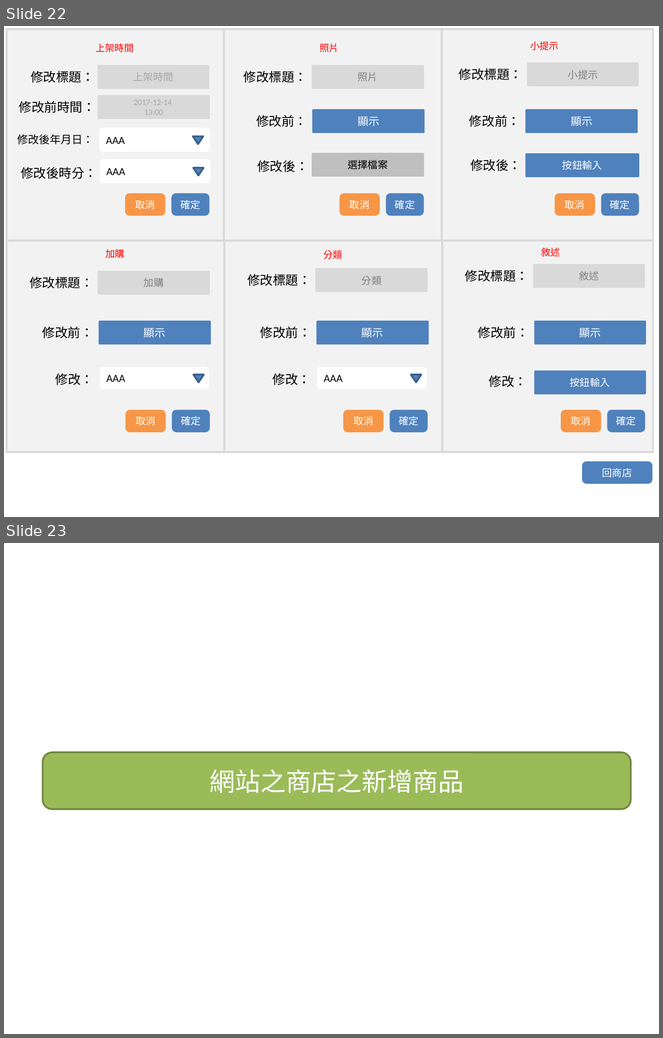
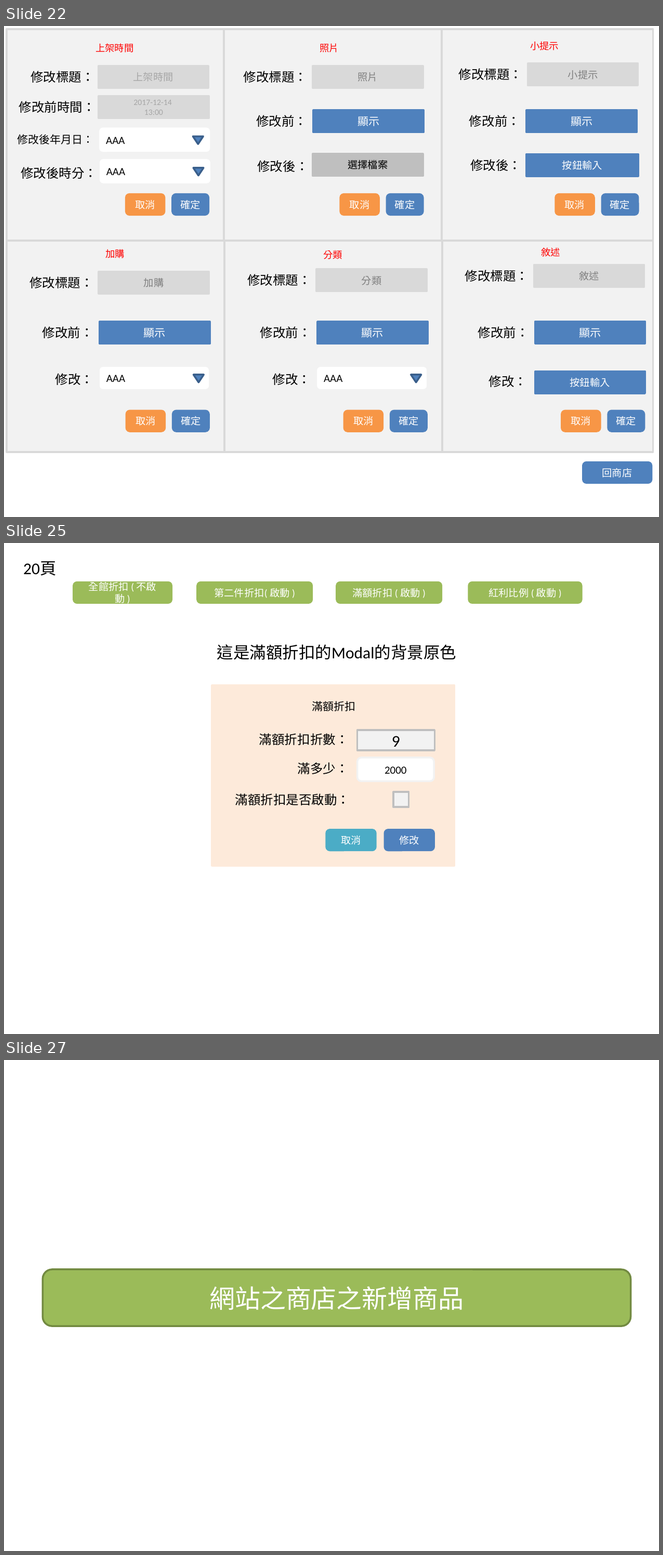
Before and after one commit to nexstar/XMind, a slide deck: 最終後台版型.pptx. Shown one above the other, each under a label of ours: slides 22 and 23 before the commit, slides 22, 25 and 27 after it; the slides between them are not shown. The pictures are 663x1038 and 663x1555 pixels, drawn with LibreOffice and Linux fonts; fonts in the diff are those of the drawing. Boxes give left, top, right and bottom in pixels: in the first picture for what was removed or moved away, otherwise in the second. Text is boxed around its words. In the diff, an @@ line names an element or a change of style, - is before the commit and + after.

```diff
--- a/最終後台版型.pptx
+++ b/最終後台版型.pptx
@@ slide 25 added at [4, 543, 659, 1034], background #FFFFFF @@
@@ text added at [23, 561, 56, 576], 18 pt, text #000000 @@
+20頁
@@ rounded rectangle added at [74, 583, 172, 603], fill #9BBB59, outline #9BBB59 2 pt, 11 pt, text #FFFFFF @@
+全館折扣 ( 不啟動 )
@@ rounded rectangle added at [197, 583, 312, 603], fill #9BBB59, outline #9BBB59 2 pt, 11 pt, text #FFFFFF @@
+第二件折扣( 啟動 )
@@ rounded rectangle added at [337, 583, 442, 603], fill #9BBB59, outline #9BBB59 2 pt, 11 pt, text #FFFFFF @@
+滿額折扣 ( 啟動 )
@@ rounded rectangle added at [469, 583, 582, 603], fill #9BBB59, outline #9BBB59 2 pt, 11 pt, text #FFFFFF @@
+紅利比例 ( 啟動 )
@@ text added at [217, 644, 456, 660], 18 pt, text #000000 @@
+這是滿額折扣的Modal的背景原色
@@ rectangle added at [213, 686, 455, 866], fill #FDEADA, outline #FDEADA 2 pt @@
@@ text added at [312, 701, 356, 711], 12 pt, text #000000 @@
+滿額折扣
@@ text added at [259, 733, 349, 745], 14 pt, text #000000 @@
+滿額折扣折數：
@@ rectangle added at [357, 730, 435, 750], fill #F2F2F2, outline #BFBFBF 2 pt, 18 pt, text #000000 @@
+9
@@ rounded rectangle added at [357, 758, 434, 782], fill #FFFFFF, outline #F2F2F2 2 pt, 12 pt, text #000000 @@
+2000
@@ text added at [298, 762, 349, 774], 14 pt, text #000000 @@
+滿多少：
@@ rectangle added at [393, 792, 409, 807], fill #F2F2F2, outline #BFBFBF 2 pt @@
@@ text added at [235, 794, 350, 806], 14 pt, text #000000 @@
+滿額折扣是否啟動：
@@ rounded rectangle added at [326, 830, 375, 850], fill #4BACC6, outline #4BACC6 2 pt, 11 pt, text #FFFFFF @@
+取消
@@ rounded rectangle added at [385, 830, 434, 850], fill #4F81BD, outline #4F81BD 2 pt, 11 pt, text #FFFFFF @@
+修改
@@ what was slide 23 is now slide 27 @@
```
Also in this commit, not shown: 1 slide changed, 3 other slides added, 16 other files.
